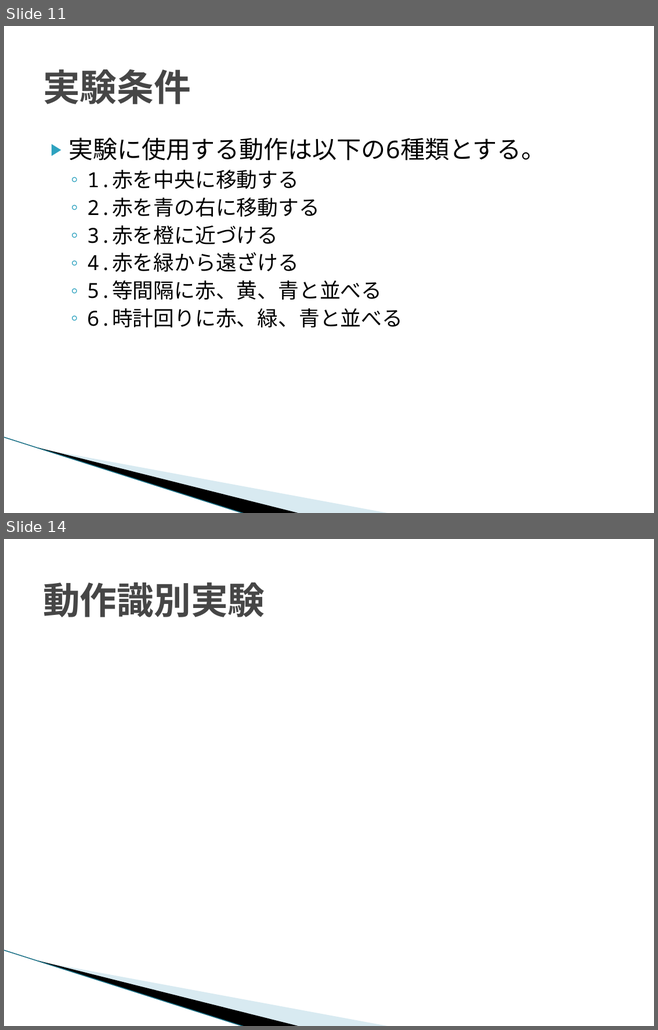
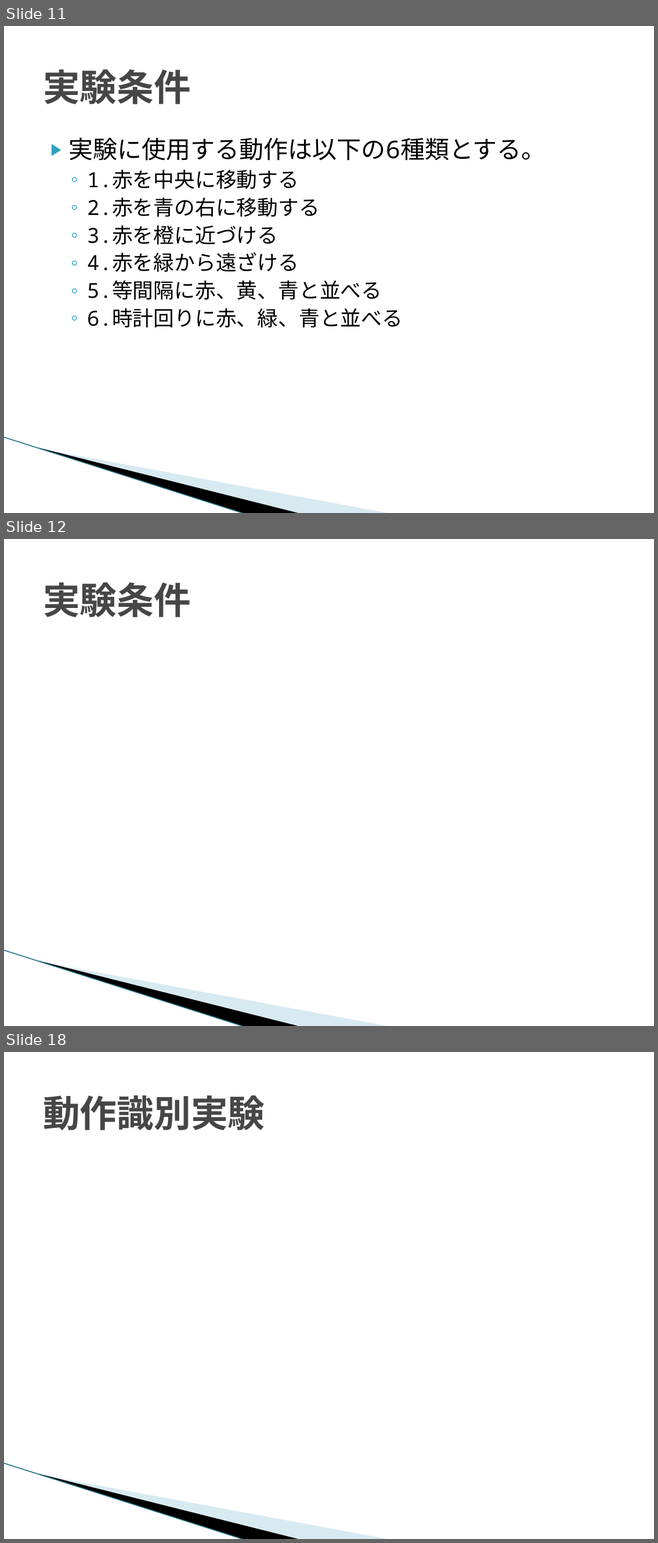
Before and after one commit to TetsuyaKomota/GitforEclipseTest, a slide deck: IntentionLearning/memo/人の教示動作からの.pptx. Shown one above the other, each under a label of ours: slides 11 and 14 before the commit, slides 11, 12 and 18 after it; the slides between them are not shown. The pictures are 658x1030 and 658x1543 pixels, drawn with LibreOffice and Linux fonts; fonts in the diff are those of the drawing; grey boxes stand for pictures; background and template pictures are left out. Boxes give left, top, right and bottom in pixels: in the first picture for what was removed or moved away, otherwise in the second. Text is boxed around its words. In the diff, an @@ line names an element or a change of style, - is before the commit and + after.

```diff
--- a/IntentionLearning/memo/人の教示動作からの.pptx
+++ b/IntentionLearning/memo/人の教示動作からの.pptx
@@ slide 12 added at [4,539,654,1026], background #FFFFFF; not listed: 3 template elements that a slide beside it also shows @@
@@ title added at [43,583,191,617], 41 pt, text #464646, bold @@
+実験条件
@@ what was slide 14 is now slide 18 @@
```
Also in this commit, not shown: 8 slides changed, 3 other slides added, 3 other files.
